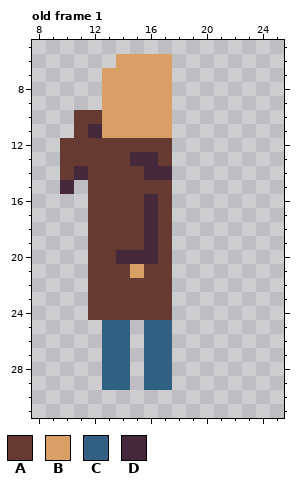
Pixel-art file, stored at Sprite-0001.aseprite. The picture above was drawn from the file before the commit.
32x32 pixels, 1 frame. Shown: old frame 1: x 8..25, y 5..31. The commit also changed other frames, which this record leaves out.
Palette (. is transparent): A #663931  B #d9a066  C #306082  D #45283c
Pixels before, old frame 1, first column x 10:
 6 ....BBBB
 7 ...BBBBB
 8 ...BBBBB
 9 ...BBBBB
10 .AABBBBB
11 .ADBBBBB
12 AAAAAAAA
13 AAAAADDA
14 ADAAAADD
15 D.AAAAAA
16 ..AAAADA
17 ..AAAADA
18 ..AAAADA
19 ..AAAADA
20 ..AADDDA
21 ..AAABAA
22 ..AAAAAA
23 ..AAAAAA
24 ..AAAAAA
25 ...CC.CC
26 ...CC.CC
27 ...CC.CC
28 ...CC.CC
29 ...CC.CC
The result:
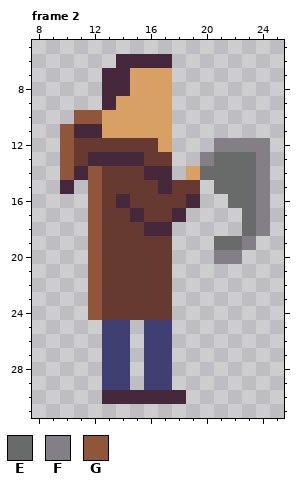
Colours new in this view: E #696a6a  F #847e87  G #8f563b
A new or re-ordered frame is compared with the old frame closest to it.
What changed:
frames 1 -> 3
layer "Layer 3" added
Colour C changes from #306082 to #3f3f74.
Frame 2 is new; against old frame 1, layers "Layer 3", "Layer 1":
The edit adds colour A in row 15 at x 18 to 19; in row 16 at x 18.
Colour B gives way to colour A in row 21 at x 15.
Colour D gives way to colour A in row 13 at x 16; in rows 16 to 17 at x 16; in row 19 at x 16; in row 20 at x 14 to 16.
The edit adds colour B in row 14 at x 19.
Colour A gives way to colour B in row 12 at x 17.
The edit adds colour D in row 16 at x 19; in row 17 at x 18; in row 30 at x 13 to 18.
Colour A gives way to colour D in row 11 at x 11; in row 13 at x 12 to 14; in row 15 at x 17; in row 16 at x 14; in row 17 at x 15; in row 18 at x 17.
Colour B gives way to colour D in row 6 at x 14 to 17; in rows 7 to 8 at x 13 to 14; in row 9 at x 13.
The edit adds colour E in row 13 at x 21 to 23; in row 14 at x 20 to 23; in row 15 at x 21 to 23; in row 16 at x 22 to 23; in rows 17 to 18 at x 23; in row 19 at x 21 to 22.
The edit adds colour F in row 12 at x 21 to 24; in row 13 at x 20 and 24; in rows 14 to 18 at x 24; in row 19 at x 23; in row 20 at x 21 to 22.
The edit adds colour G in row 11 at x 10.
Colour A gives way to colour G in row 10 at x 11 to 12; in rows 12 to 13 at x 10; in row 14 at x 10 and 12; in rows 15 to 24 at x 12.
Boxes around the changes in both pictures, in picture pixels (x1, y1, x2, y2):
changed: (60, 54, 270, 404)
